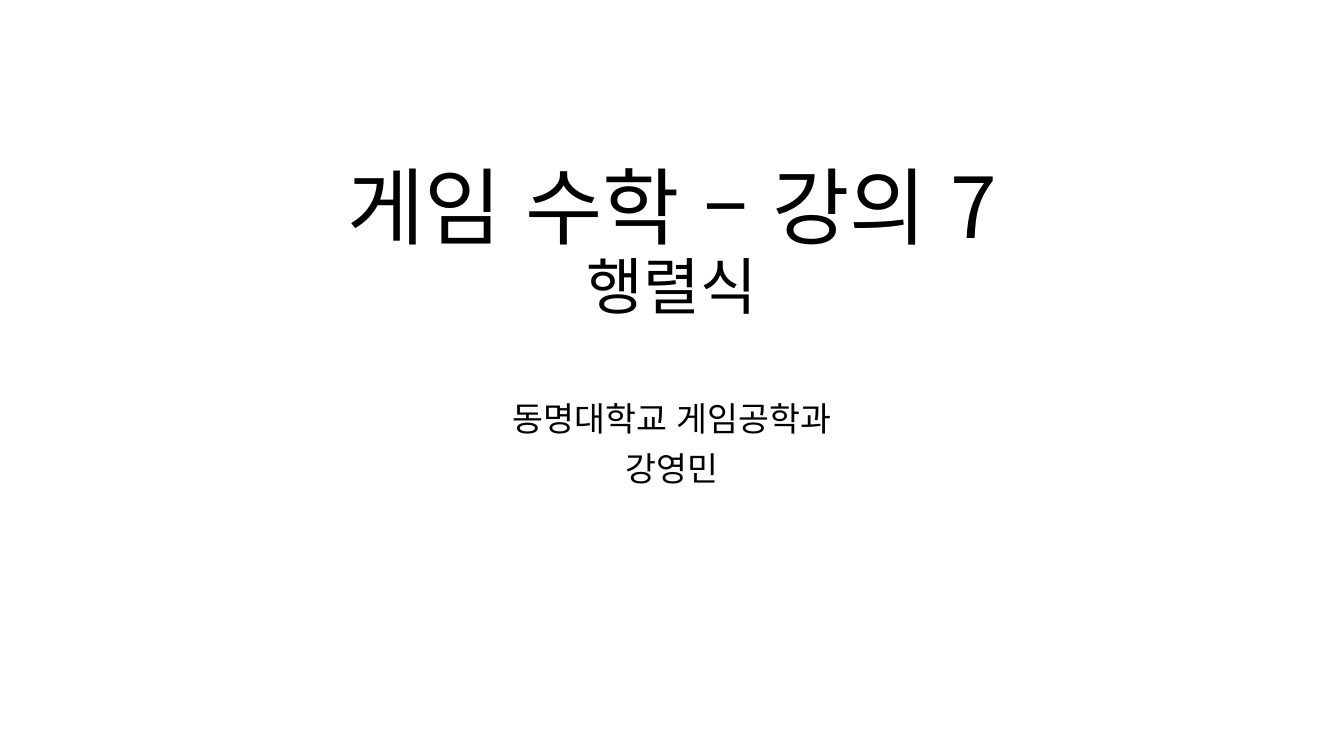
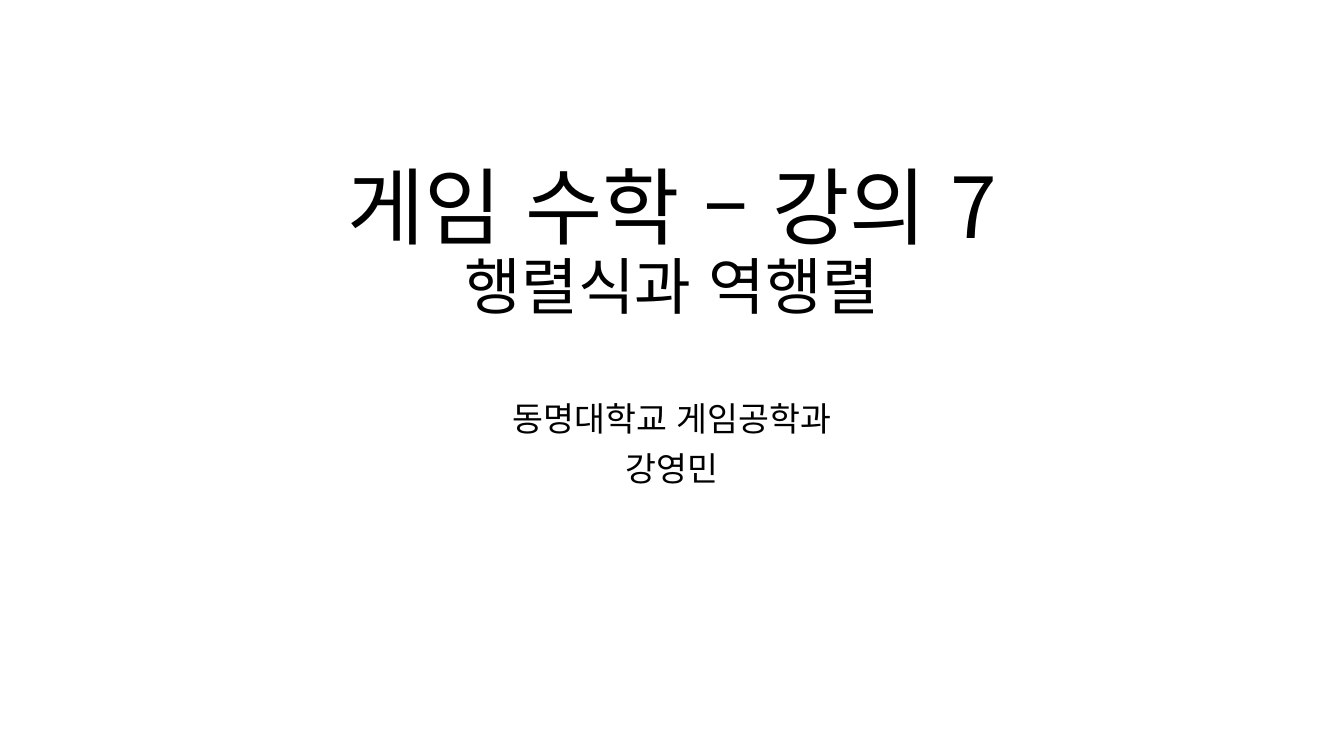
Before and after one commit to dknife/2023GMath, a slide deck: slide 1 of LectureNotes/강의7.pptx. Drawn at 1344x756 pixels with LibreOffice and Linux fonts; fonts in the diff are those of the drawing. Boxes give left, top, right and bottom in pixels: in the first picture for what was removed or moved away, otherwise in the second. Text is boxed around its words. In the diff, an @@ line names an element or a change of style, - is before the commit and + after.

```diff
--- a/LectureNotes/강의7.pptx
+++ b/LectureNotes/강의7.pptx
@@ title at (347,168,997,314): text changed @@
-게임 수학 – 강의 7
-행렬식
+게임 수학 – 강의 7
+행렬식과 역행렬
```
Also in this commit, not shown: 1 other slide changed, 5 slides added, 2 slides removed, 1 other file.
